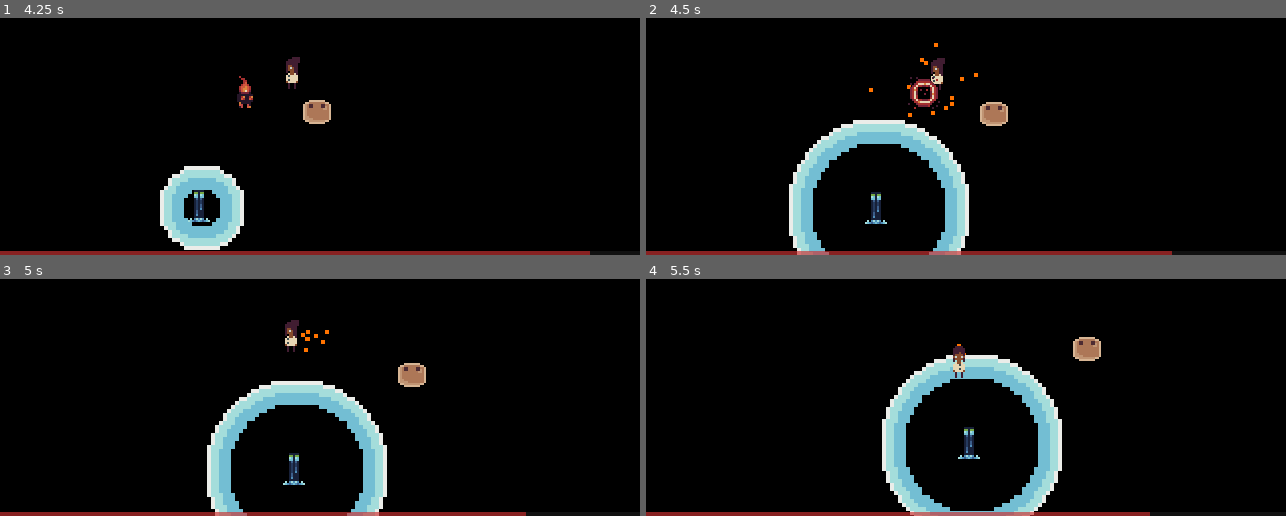
Above: before the commit, frames 1-4 (two rows, left to right).
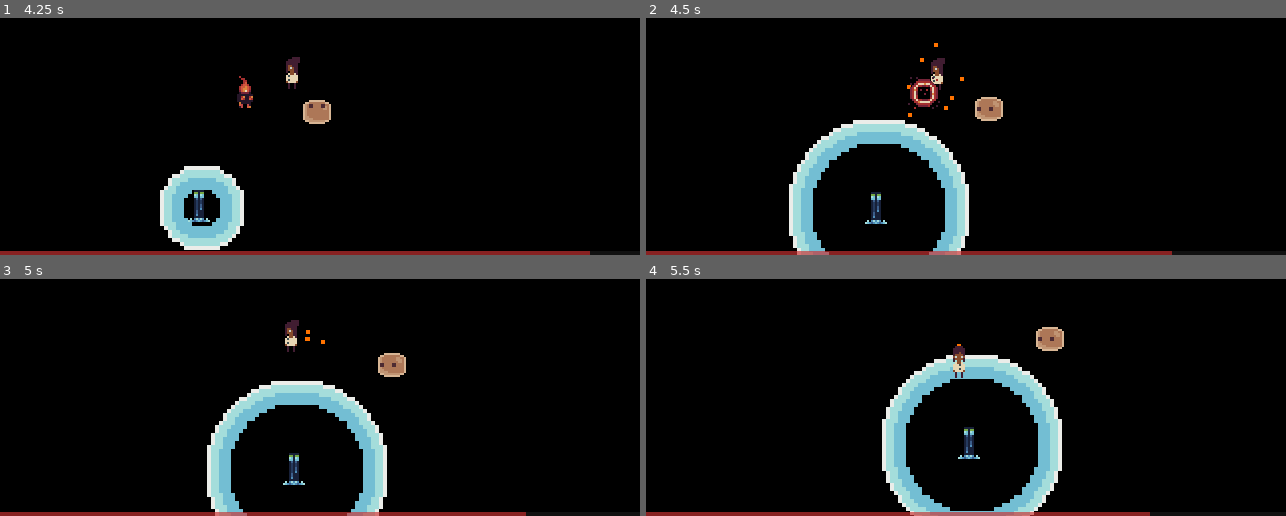
Above: after the commit, the same moments.

Repository: Ieida/godot-tooling-jam-n3
Game: Godot game, scene res://levels/prototype/prototype.tscn
The game is run twice, just before and just after one commit, with the same random seed, the same clock (stepped at 60 frames per second) and the same inputs.
Inputs:
- Up to frame 1 (4.25 s): hold D (move_right) 0.53-1.28 s; hold S (move_down) 1.28-2.03 s; hold D (move_right) 2.03-2.78 s; hold W (move_up) 2.78-3.53 s; hold A (move_left) from 3.53 s (still down)
- Up to frame 2 (4.5 s): keep holding A (move_left)
- Up to frame 3 (5 s): keep holding A (move_left)
- Up to frame 4 (5.5 s): release A (move_left) at 5.03 s; hold S (move_down) from 5.03 s (still down)

Frame 1 is identical in both runs. In frame 2, 0.5% of the frame differs, in the area x 34-57%, y 18-46%; in frame 3, 0.8%; in frame 4, 0.8%, in the area x 49-72%, y 20-35%.

Commit message:
enemy fixes

Diff:
--- a/nodes/enemies/enemy.gd
+++ b/nodes/enemies/enemy.gd
@@ -13,6 +13,10 @@
 	await get_tree().current_scene.ready
 	var ps = get_tree().get_nodes_in_group(&"Player")
 	if ps.size() > 0: player = ps[0]
+
+
+func _on_die_anim_finished():
+	queue_free()
 
 
 func _on_hitbox_health_reached_zero():
@@ -43,6 +47,11 @@
 
 func die():
 	is_alive = false
+	if animated_sprite.sprite_frames.has_animation(&"die"):
+		animated_sprite.animation_finished.connect(_on_die_anim_finished, CONNECT_ONE_SHOT)
+		animated_sprite.play(&"die")
+	else:
+		queue_free()
 
 
 func disable_collision():
--- a/nodes/enemies/enemy.tscn
+++ b/nodes/enemies/enemy.tscn
@@ -6,6 +6,22 @@
 [sub_resource type="CircleShape2D" id="CircleShape2D_75w5v"]
 resource_local_to_scene = true
 radius = 8.0
+
+[sub_resource type="SpriteFrames" id="SpriteFrames_hmmdn"]
+animations = [{
+"frames": [],
+"loop": true,
+"name": &"default",
+"speed": 5.0
+}, {
+"frames": [{
+"duration": 1.0,
+"texture": null
+}],
+"loop": false,
+"name": &"die",
+"speed": 5.0
+}]
 
 [sub_resource type="CircleShape2D" id="CircleShape2D_56o0k"]
 resource_local_to_scene = true
@@ -20,6 +36,8 @@
 shape = SubResource("CircleShape2D_75w5v")
 
 [node name="AnimatedSprite2D" type="AnimatedSprite2D" parent="."]
+sprite_frames = SubResource("SpriteFrames_hmmdn")
+animation = &"die"
 
 [node name="Hitbox" parent="." instance=ExtResource("3_co7n7")]
 
--- a/nodes/enemies/fire_special/fire_special.tscn
+++ b/nodes/enemies/fire_special/fire_special.tscn
@@ -182,6 +182,7 @@
 damping = 12.0
 
 [node name="Hitbox" parent="." instance=ExtResource("7_ewuqk")]
+health = 2000.0
 
 [node name="CollisionShape2D" type="CollisionShape2D" parent="Hitbox"]
 shape = SubResource("CircleShape2D_bb7qn")
--- a/nodes/enemies/monster/monster.tscn
+++ b/nodes/enemies/monster/monster.tscn
@@ -26,6 +26,14 @@
 
 [sub_resource type="SpriteFrames" id="SpriteFrames_obumt"]
 animations = [{
+"frames": [{
+"duration": 1.0,
+"texture": null
+}],
+"loop": false,
+"name": &"die",
+"speed": 5.0
+}, {
 "frames": [{
 "duration": 1.0,
 "texture": SubResource("AtlasTexture_yn7gf")
@@ -75,9 +83,10 @@
 [node name="AnimatedSprite2D" type="AnimatedSprite2D" parent="."]
 texture_filter = 1
 sprite_frames = SubResource("SpriteFrames_obumt")
-animation = &"face_up"
+animation = &"die"
 
 [node name="Hitbox" parent="." instance=ExtResource("3_la6nq")]
+health = 1000.0
 
 [node name="CollisionShape2D" type="CollisionShape2D" parent="Hitbox"]
 shape = SubResource("CircleShape2D_ygav8")
--- a/nodes/enemies/water_special/water_special.tscn
+++ b/nodes/enemies/water_special/water_special.tscn
@@ -129,6 +129,17 @@
 
 [sub_resource type="SpriteFrames" id="SpriteFrames_ntinj"]
 animations = [{
+"frames": [{
+"duration": 1.0,
+"texture": null
+}, {
+"duration": 1.0,
+"texture": null
+}],
+"loop": false,
+"name": &"die",
+"speed": 5.0
+}, {
 "frames": [{
 "duration": 1.0,
 "texture": SubResource("AtlasTexture_onks1")
@@ -201,7 +212,7 @@
 [node name="AnimatedSprite2D" type="AnimatedSprite2D" parent="."]
 texture_filter = 1
 sprite_frames = SubResource("SpriteFrames_ntinj")
-animation = &"face_left"
+animation = &"die"
 
 [node name="Ripple" parent="." node_paths=PackedStringArray("area") instance=ExtResource("3_sfxow")]
 area = NodePath("../RippleArea")
@@ -214,6 +225,7 @@
 damping = 12.0
 
 [node name="Hitbox" parent="." instance=ExtResource("7_2i8t8")]
+health = 500.0
 
 [node name="CollisionShape2D" type="CollisionShape2D" parent="Hitbox"]
 shape = SubResource("CircleShape2D_avq16")
--- a/nodes/enemy_attacks/explode/explode.gd
+++ b/nodes/enemy_attacks/explode/explode.gd
@@ -30,5 +30,5 @@
 func deal_damage():
 	var ars = area.get_overlapping_areas()
 	for a in ars:
-		if a is Hitbox:
+		if a is Hitbox and not enemy.is_ancestor_of(a):
 			a.damage(damage)
Not shown: 1 places in nodes/enemies/enemy.tscn that only renumber resources
